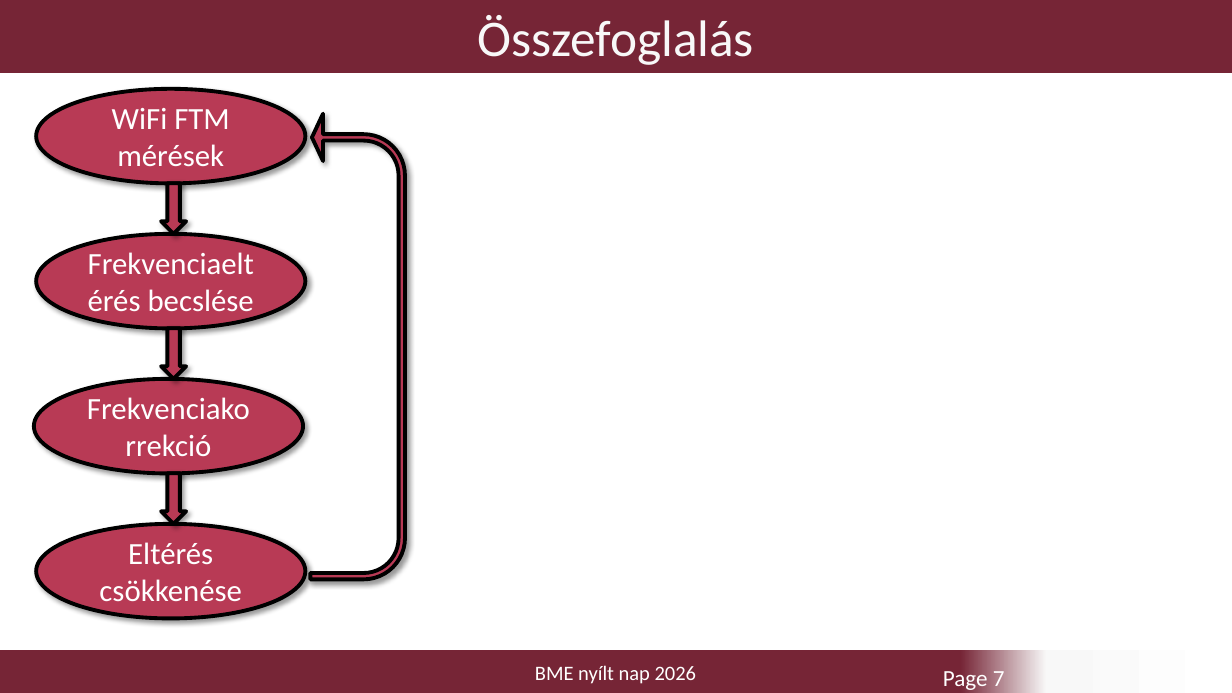
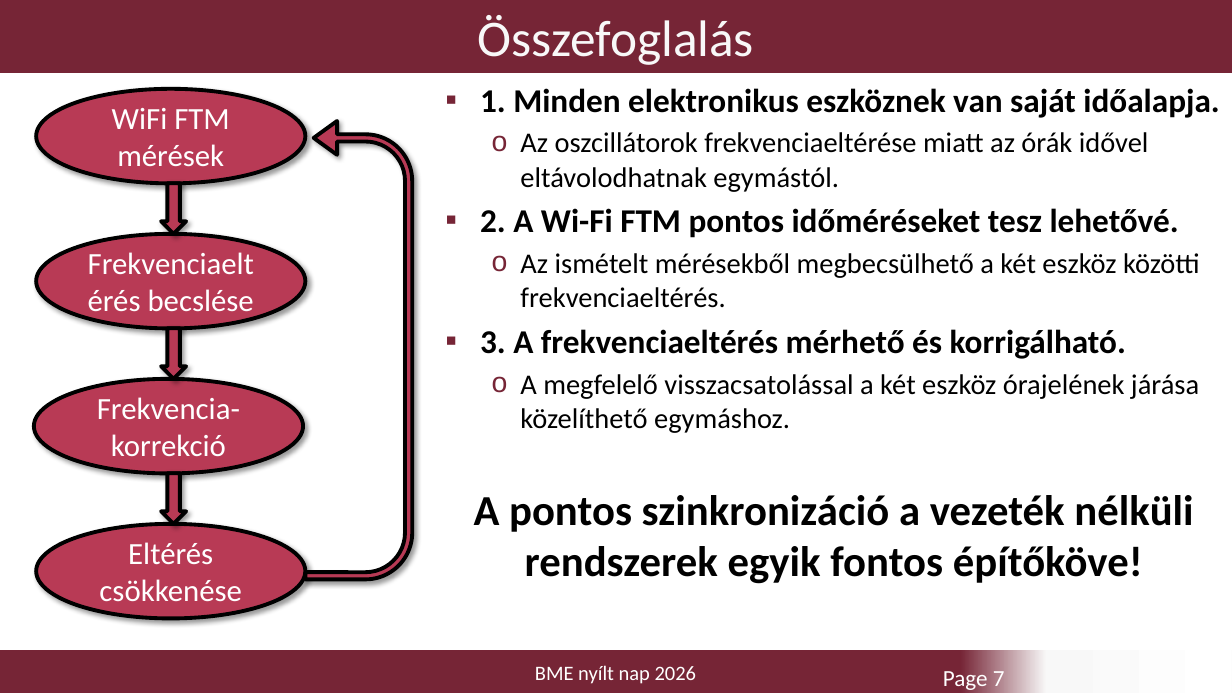
Before and after one commit to mineroni/FTMQuartzDriftDemonstrator, a slide deck: slide 7 of FTM_nyilt_nap.pptx. Drawn at 1232x693 pixels with LibreOffice and Linux fonts; fonts in the diff are those of the drawing; background and template pictures are left out. Boxes give left, top, right and bottom in pixels: in the first picture for what was removed or moved away, otherwise in the second. Text is boxed around its words. In the diff, an @@ line names an element or a change of style, - is before the commit and + after.

```diff
--- a/FTM_nyilt_nap.pptx
+++ b/FTM_nyilt_nap.pptx
@@ text added at (474,88,1219,584), 22.2 pt, text #000000 @@
+▪ 1. Minden elektronikus eszköznek van saját időalapja.
+  o Az oszcillátorok frekvenciaeltérése miatt az órák idővel eltávolodhatnak egymástól.
+▪ 2. A Wi-Fi FTM pontos időméréseket tesz lehetővé.
+  o Az ismételt mérésekből megbecsülhető a két eszköz közötti frekvenciaeltérés.
+▪ 3. A frekvenciaeltérés mérhető és korrigálható.
+  o A megfelelő visszacsatolással a két eszköz órajelének járása közelíthető egymáshoz.
+A pontos szinkronizáció a vezeték nélküli rendszerek egyik fontos építőköve!
@@ uturn arrow: place and size @@
-uturn arrow at (311,114,405,579)
+uturn arrow at (305,121,412,579)
@@ uturn arrow at (305,121,412,579): proportions changed @@
@@ text in ellipse at (97,397,240,456): text changed @@
-Frekvenciakorrekció
+Frekvencia-
+korrekció
```
Also in this commit, not shown: 5 other slides changed, 2 slides removed.
